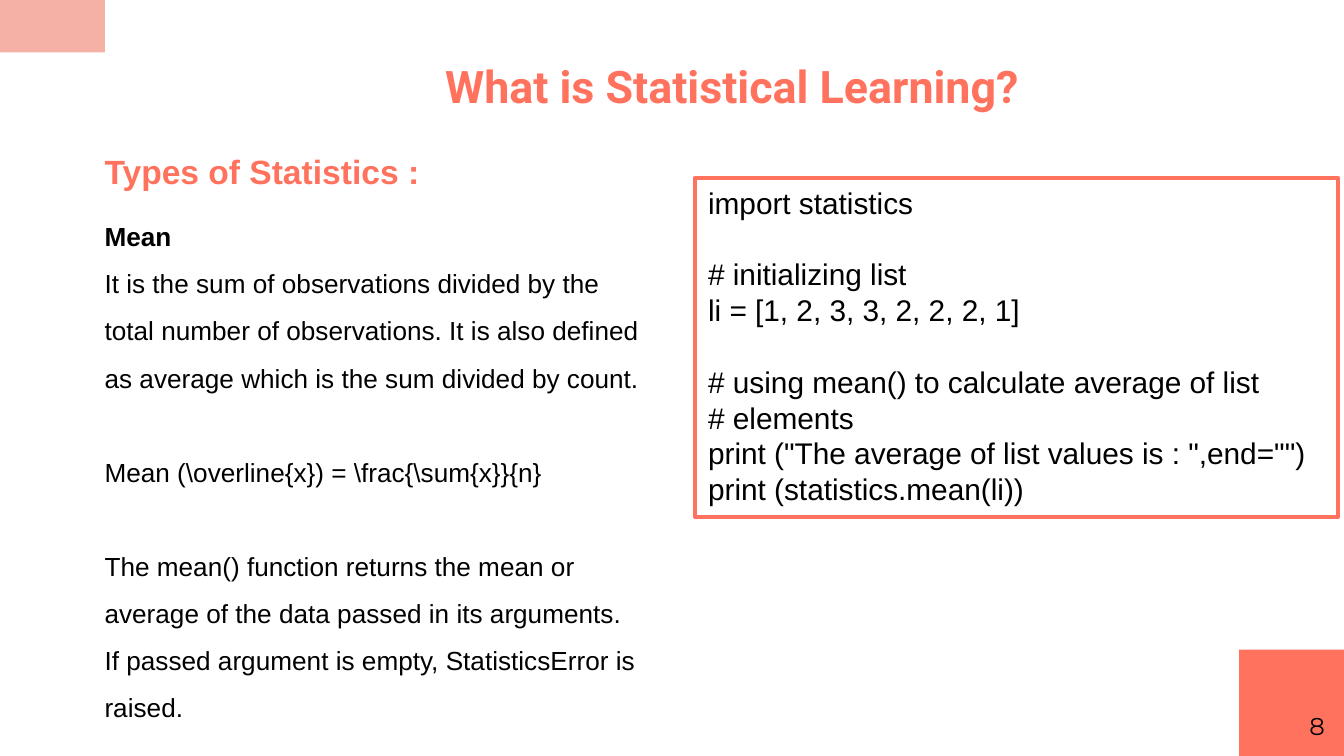
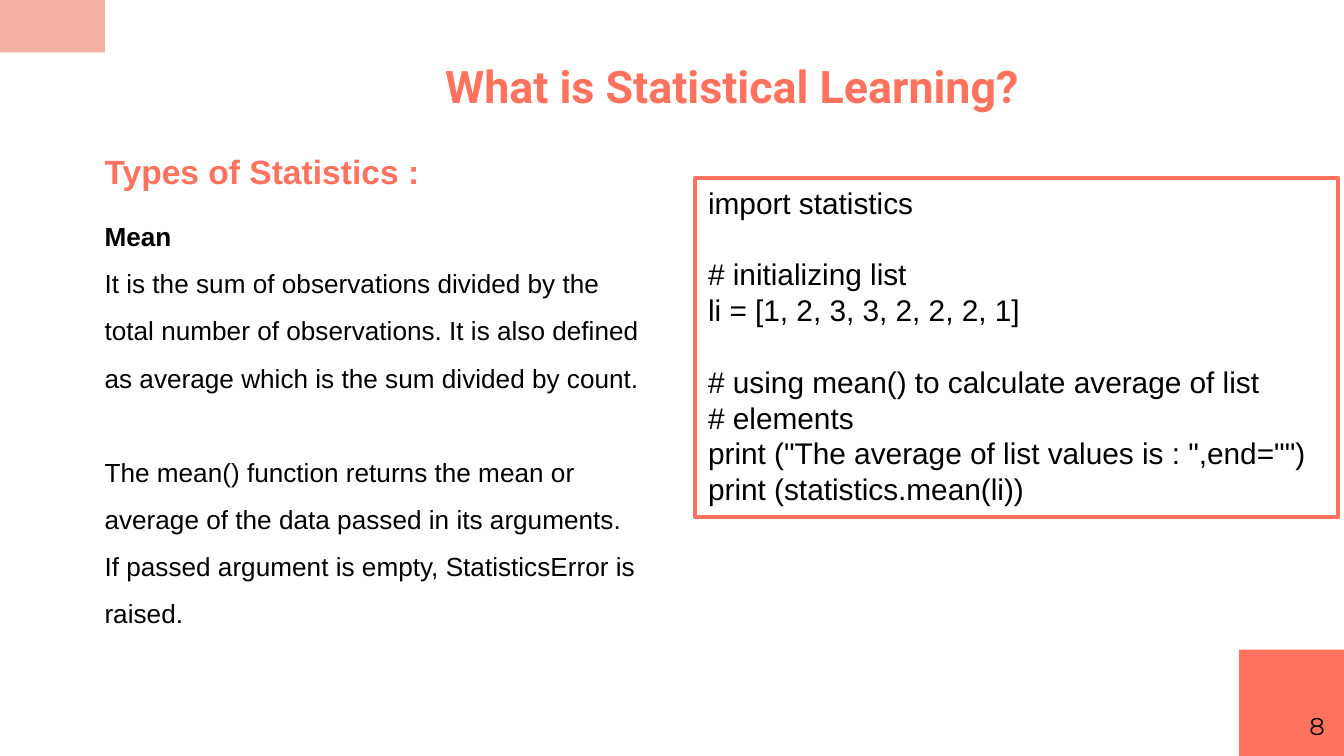
Before and after one commit to RashmivernekarN/ai_with_python_keonics, a slide deck: slide 8 of Module3/Business Statistics.pptx. Drawn at 1344x756 pixels with LibreOffice and Linux fonts; fonts in the diff are those of the drawing. Boxes give left, top, right and bottom in pixels: in the first picture for what was removed or moved away, otherwise in the second. Text is boxed around its words. In the diff, an @@ line names an element or a change of style, - is before the commit and + after.

```diff
--- a/Module3/Business Statistics.pptx
+++ b/Module3/Business Statistics.pptx
@@ text at [105,463,542,487]: paragraph removed @@
-Mean (\overline{x}) = \frac{\sum{x}}{n}
```
Also in this commit, not shown: 5 other slides changed, 89 slides added, 1 slide removed, 6 other files.
